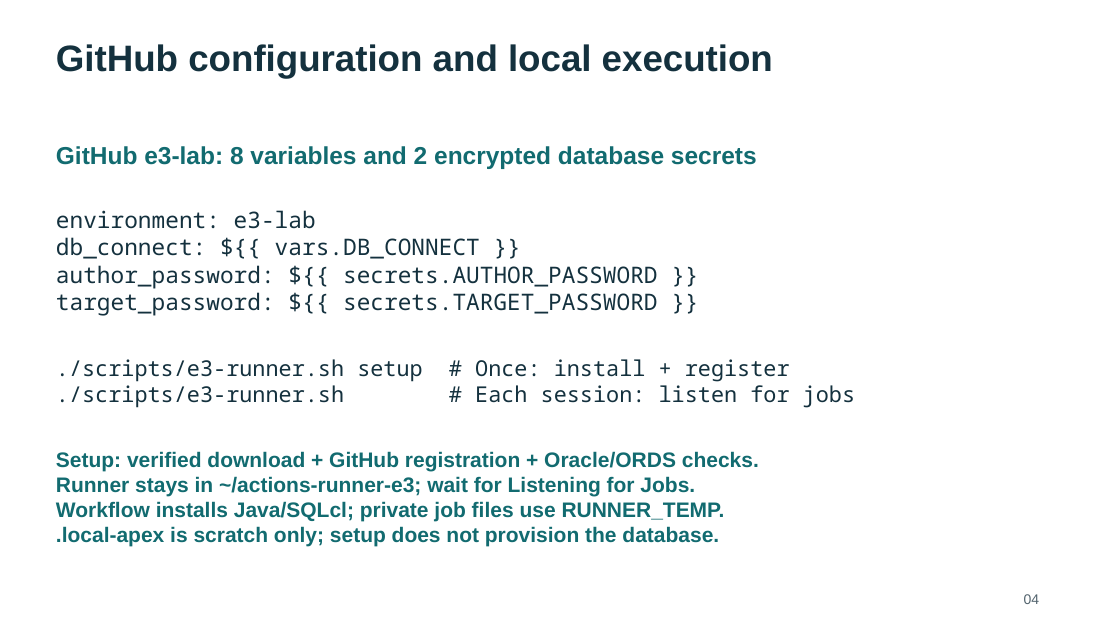
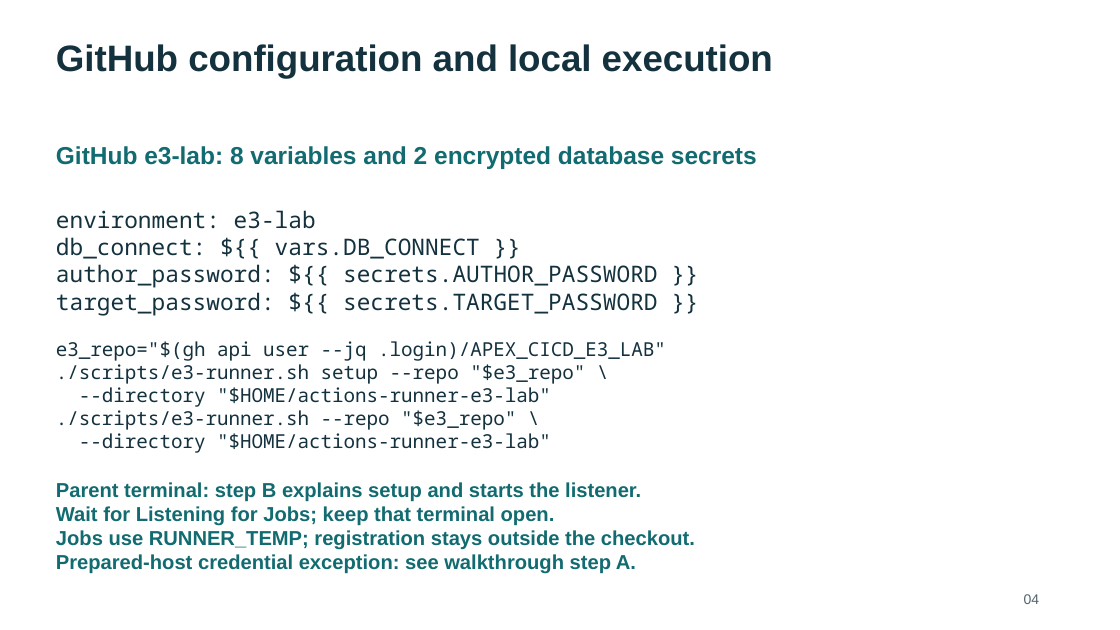
Before and after one commit to rstyczynski/APEX_CICD, a slide deck: slide 4 of progress/E.3/sprint_E.3_increment_demo.pptx. Drawn at 1120x630 pixels with LibreOffice and Linux fonts; fonts in the diff are those of the drawing. Boxes give left, top, right and bottom in pixels: in the first picture for what was removed or moved away, otherwise in the second. Text is boxed around its words. In the diff, an @@ line names an element or a change of style, - is before the commit and + after.

```diff
--- a/progress/E.3/sprint_E.3_increment_demo.pptx
+++ b/progress/E.3/sprint_E.3_increment_demo.pptx
@@ text at (56,341,666,453): text changed; size 18.8 to 16.5 pt @@
-./scripts/e3-runner.sh setup # Once: install + register
-./scripts/e3-runner.sh # Each session: listen for jobs
+e3_repo="$(gh api user --jq .login)/APEX_CICD_E3_LAB"
+./scripts/e3-runner.sh setup --repo "$e3_repo" \
+--directory "$HOME/actions-runner-e3-lab"
+./scripts/e3-runner.sh --repo "$e3_repo" \
+--directory "$HOME/actions-runner-e3-lab"
@@ text at (56,482,695,574): text changed; size 18 to 17.2 pt @@
-Setup: verified download + GitHub registration + Oracle/ORDS checks.
-Runner stays in ~/actions-runner-e3; wait for Listening for Jobs.
-Workflow installs Java/SQLcl; private job files use RUNNER_TEMP.
-.local-apex is scratch only; setup does not provision the database.
+Parent terminal: step B explains setup and starts the listener.
+Wait for Listening for Jobs; keep that terminal open.
+Jobs use RUNNER_TEMP; registration stays outside the checkout.
+Prepared-host credential exception: see walkthrough step A.
```
Also in this commit, not shown: 1 other slide changed, 24 other files.
